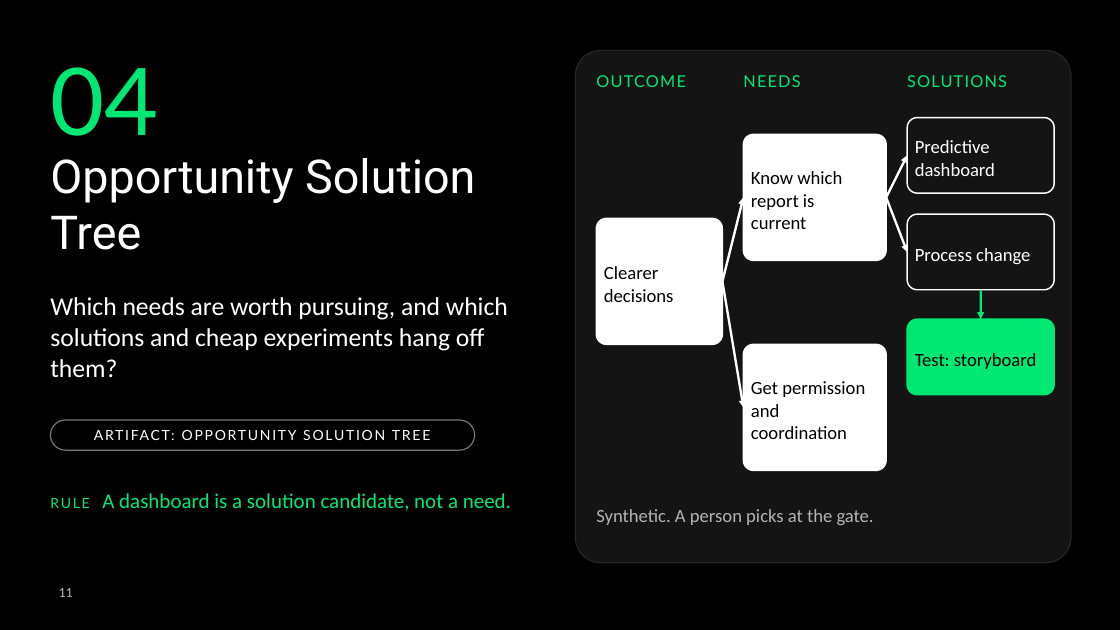
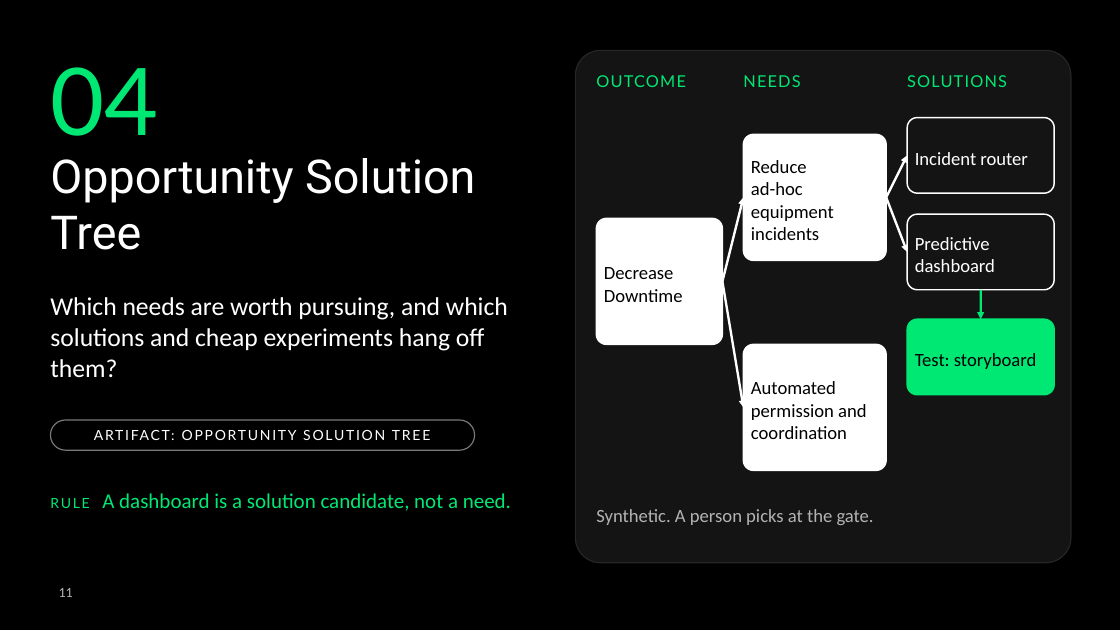
Before and after one commit to deanpeters/AI-Augmented-Product-Discovery-Lab, a slide deck: slide 11 of slides/Build-the-Right-Thing.pptx. Drawn at 1120x630 pixels with LibreOffice and Linux fonts; fonts in the diff are those of the drawing; background and template pictures are left out. Boxes give left, top, right and bottom in pixels: in the first picture for what was removed or moved away, otherwise in the second. Text is boxed around its words. In the diff, an @@ line names an element or a change of style, - is before the commit and + after.

```diff
--- a/slides/Build-the-Right-Thing.pptx
+++ b/slides/Build-the-Right-Thing.pptx
@@ text in rounded rectangle at [751, 160, 834, 240]: text changed @@
-Know which report is current
+Reduce
+ad-hoc equipment incidents
@@ text in rounded rectangle at [915, 152, 1028, 165]: text changed @@
-Predictive dashboard
+Incident router
@@ text in rounded rectangle at [915, 237, 995, 272]: text changed @@
-Process change
+Predictive dashboard
@@ text in rounded rectangle at [604, 267, 683, 302]: text changed @@
-Clearer decisions
+Decrease Downtime
@@ text in rounded rectangle at [751, 381, 866, 439]: text changed @@
-Get permission and coordination
+Automated permission and coordination
```
Also in this commit, not shown: 16 other slides changed, 1 slide added, 1 slide removed, 3 other files.
